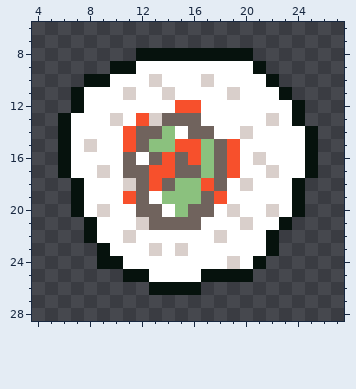
Two states of a pixel-art sprite, artwork/sushiroll.png. The picture above was drawn from the file before the commit.
The file is 32x32 pixels. Shown: x 4..27, y 6..28.
And afterwards:
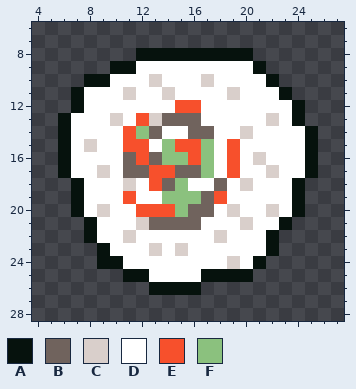
Palette (. is transparent): A #06120d  B #70635d  C #d9cfcb  D #ffffff  E #f7502c  F #8bc17e
Diff:
Colour B becomes colour D in rows 15 to 17 at x 18; in rows 18 to 19 at x 12.
Colour E becomes colour D in row 18 at x 17.
Colour F becomes colour D in row 14 at x 14; in row 15 at x 13; in row 18 at x 16.
Colour B becomes colour E in row 15 at x 12; in row 20 at x 12 to 13.
Colour D becomes colour E in row 16 at x 12; in row 20 at x 14.
Colour B becomes colour F in row 14 at x 12; in row 16 at x 15.
Colour E becomes colour F in row 16 at x 14.
Where, in picture pixels (left, top, right, bottom), the same in both pictures:
changed: (136, 126, 227, 217)
